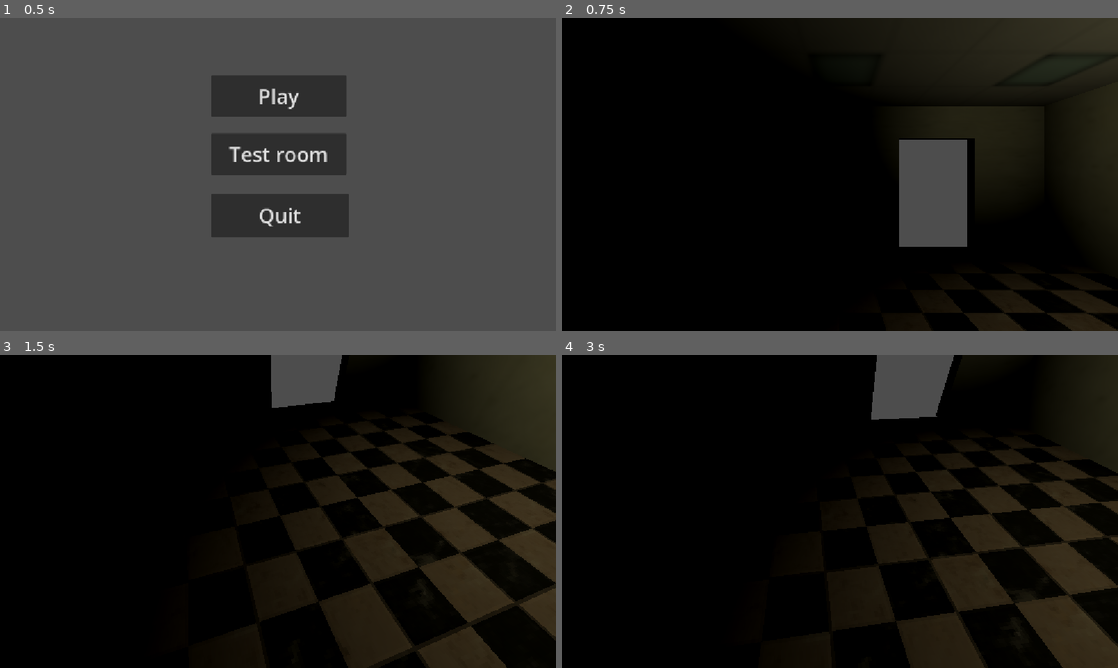
Above: before the commit, frames 1-4 (two rows, left to right).
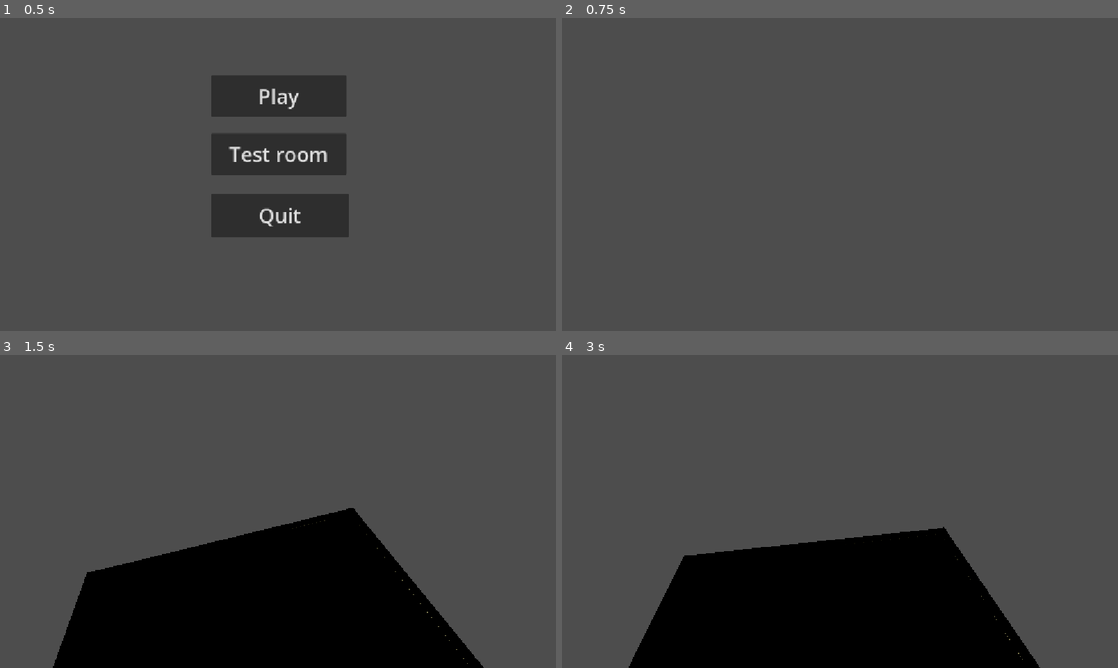
Above: after the commit, the same moments.

Repository: Garazhe/psx
Game: Godot game, scene res://ui/menus/menu.tscn
Same seed, same stepped clock (60 frames per second), same inputs: the game is played once before the commit and once after it.
Inputs (mouse positions are in pixels of both pictures, inside the frame that each line leads up to):
- Up to frame 1 (0.5 s): no input
- Up to frame 2 (0.75 s): click "Play" at 0.5 s
- Up to frame 3 (1.5 s): tap Enter (ui_accept) at 1.25 s; move the mouse to (305, 511) at 1.27 s; hold Up (ui_up) from 1.28 s (still down)
- Up to frame 4 (3 s): keep holding Up (ui_up); tap Enter (ui_accept) at 1.52, 2, 2.27, 2.75 s; move the mouse to (812, 511) at 2.02 s; move the mouse to (851, 505) at 2.77 s

Frame 1 is identical in both runs. In frame 2, 96% of the frame differs, in the area x 0-100%, y 0-100%; in frame 3, 78%; in frame 4, 78%.
Error in both runs: Invalid access to property or key 'started' on a base object of type 'null instance'. (res://entities/player/player.gd:9)

Commit message:
срань

Diff:
--- a/levels/PVZ_ROOM/PVZ.tscn
+++ b/levels/PVZ_ROOM/PVZ.tscn
@@ -8,6 +8,4 @@
 [node name="Pvz_Tree" parent="." unique_id=1240488557 instance=ExtResource("1_jptd0")]
 
 [node name="Player" parent="." unique_id=1199600279 instance=ExtResource("2_gct8x")]
-transform = Transform3D(1, 0, 0, 0, 1, 0, 0, 0, 1, 0, 1.1225672, 0)
-
-[node name="RayCast3D" type="RayCast3D" parent="Player" unique_id=577938972]
+transform = Transform3D(1, 0, 0, 0, 1, 0, 0, 0, 1, 0, 8.27318, 0)
